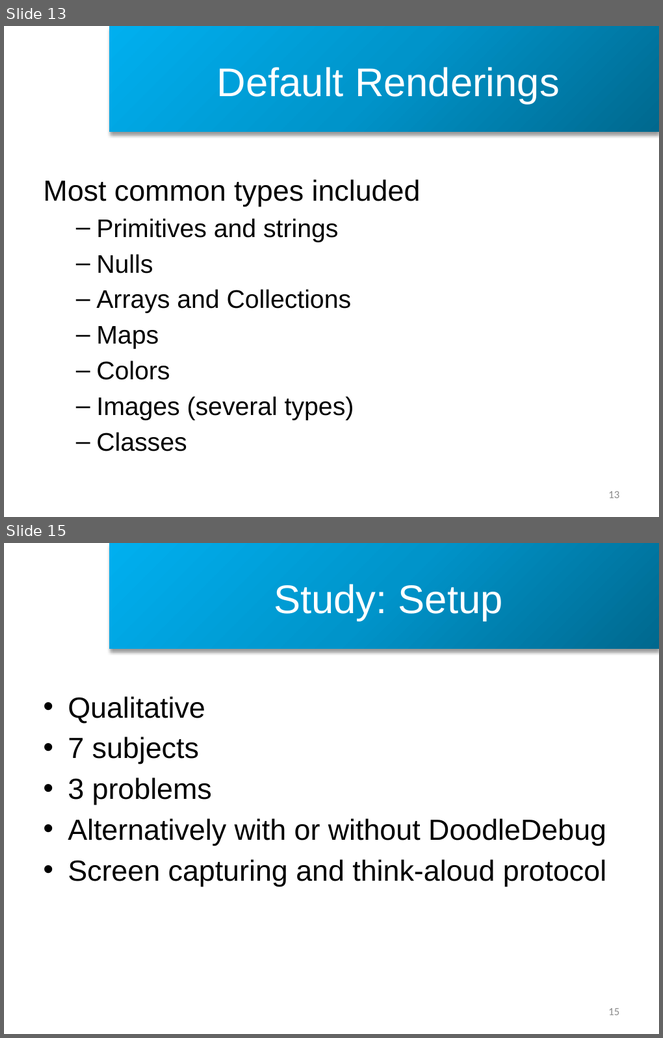
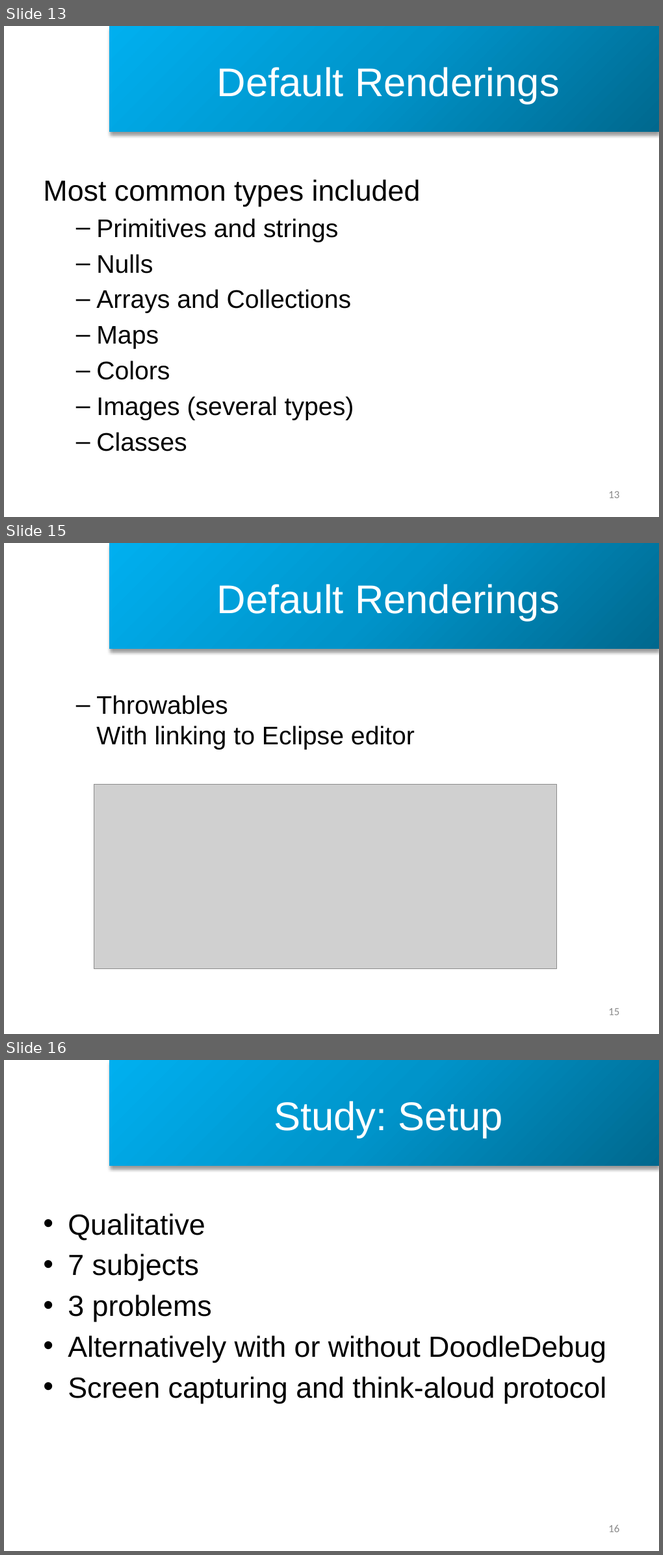
Before and after one commit to CedricReichenbach/DoodleDebug, a slide deck: presentations/Demo DoodleDebug Spring 2013.pptx. Shown one above the other, each under a label of ours: slides 13 and 15 before the commit, slides 13, 15 and 16 after it; the slides between them are not shown. The pictures are 663x1038 and 663x1555 pixels, drawn with LibreOffice and Linux fonts; fonts in the diff are those of the drawing; grey boxes stand for pictures; background and template pictures are left out. Boxes give left, top, right and bottom in pixels: in the first picture for what was removed or moved away, otherwise in the second. Text is boxed around its words. In the diff, an @@ line names an element or a change of style, - is before the commit and + after.

```diff
--- a/presentations/Demo DoodleDebug Spring 2013.pptx
+++ b/presentations/Demo DoodleDebug Spring 2013.pptx
@@ slide 15 added at (4,543,659,1034), background #FFFFFF; not listed: 1 template element that a slide beside it also shows @@
@@ title added at (217,584,560,621), 44 pt, text #FFFFFF @@
+Default Renderings
@@ text added at (96,695,415,750), 28 pt, text #000000 @@
+  – Throwables
+    With linking to Eclipse editor
@@ picture added at (94,785,557,969) @@
@@ page number added at (608,1008,620,1016), 12 pt, text #8C8C8C @@
+15
@@ what was slide 15 is now slide 16 @@
@@ page number at (608,1525,620,1533): text changed @@
-15
+16
```
Also in this commit, not shown: 1 slide changed, 1 other slide added, 7 other files.
